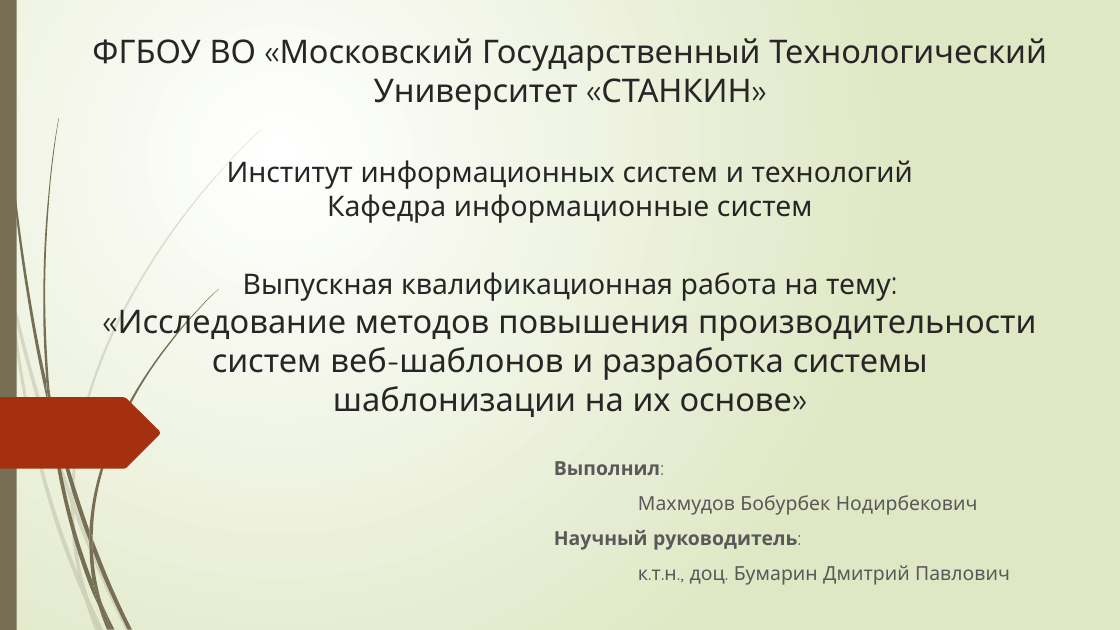
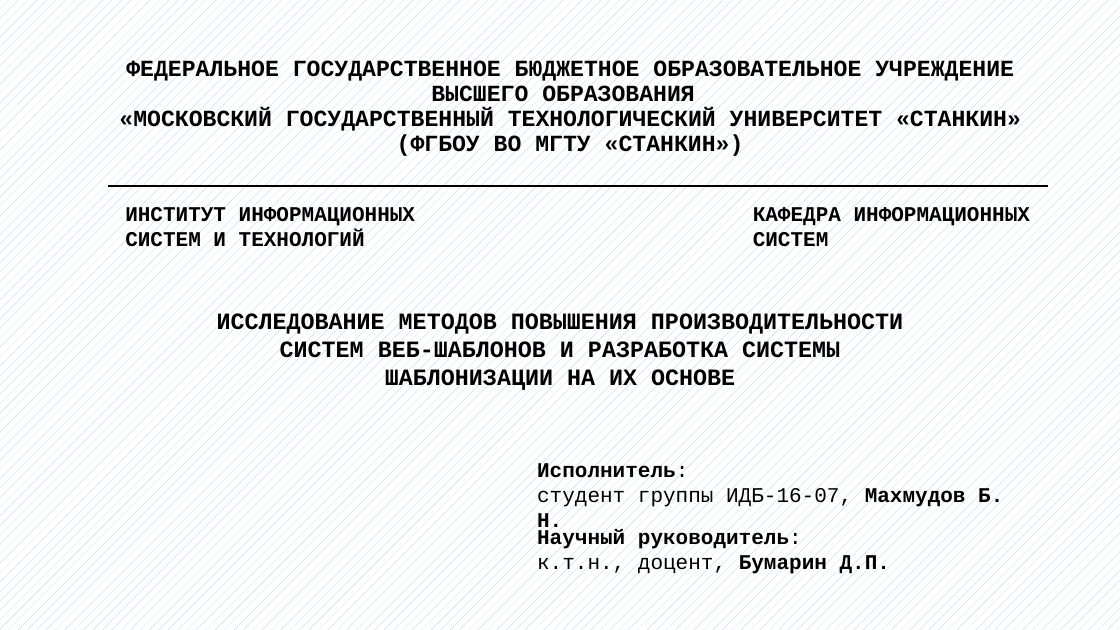
Before and after one commit to bobs4462/tachyon, a slide deck: slide 1 of docs/Презентация ВКР.pptx. Drawn at 1120x630 pixels with LibreOffice and Linux fonts; fonts in the diff are those of the drawing. Boxes give left, top, right and bottom in pixels: in the first picture for what was removed or moved away, otherwise in the second. Text is boxed around its words. In the diff, an @@ line names an element or a change of style, - is before the commit and + after.

```diff
--- a/docs/Презентация ВКР.pptx
+++ b/docs/Презентация ВКР.pptx
@@ background gradient #FFFFFF to #DFE8C4 to pattern #9DC3E6 on #FFFFFF @@
@@ rectangle removed at box(0, 0, 17, 630) @@
@@ title at box(119, 60, 1021, 158): text changed; size 27.9 to 19.8 pt; font Quicksand to Courier New; text colour #262626 to #000000; bold on @@
-ФГБОУ ВО «Московский Государственный Технологический Университет «СТАНКИН»
-Институт информационных систем и технологий
-Кафедра информационные систем
-Выпускная квалификационная работа на тему:
-«Исследование методов повышения производительности систем веб-шаблонов и разработка системы шаблонизации на их основе»
+ФЕДЕРАЛЬНОЕ ГОСУДАРСТВЕННОЕ БЮДЖЕТНОЕ ОБРАЗОВАТЕЛЬНОЕ УЧРЕЖДЕНИЕ ВЫСШЕГО ОБРАЗОВАНИЯ
+«МОСКОВСКИЙ ГОСУДАРСТВЕННЫЙ ТЕХНОЛОГИЧЕСКИЙ УНИВЕРСИТЕТ «СТАНКИН»
+(ФГБОУ ВО МГТУ «СТАНКИН»)
@@ line added from (108, 187) to (1048, 187), #000000 1.5 pt @@
@@ text added at box(125, 206, 415, 247), 18 pt, text #000000, bold @@
+ИНСТИТУТ ИНФОРМАЦИОННЫХ СИСТЕМ И ТЕХНОЛОГИЙ
@@ text added at box(753, 207, 1030, 247), 18 pt, text #000000, bold @@
+КАФЕДРА ИНФОРМАЦИОННЫХ СИСТЕМ
@@ text added at box(217, 313, 903, 390), 20 pt, text #000000, bold @@
+ИССЛЕДОВАНИЕ МЕТОДОВ ПОВЫШЕНИЯ ПРОИЗВОДИТЕЛЬНОСТИ СИСТЕМ ВЕБ-ШАБЛОНОВ И РАЗРАБОТКА СИСТЕМЫ ШАБЛОНИЗАЦИИ НА ИХ ОСНОВЕ
@@ freeform shape removed at box(0, 397, 160, 469) @@
@@ subtitle at box(537, 462, 1003, 534): text changed; size 16.6 to 18 pt; font Quicksand to Courier New; text colour #595959 to #000000 @@
-Выполнил:
-Махмудов Бобурбек Нодирбекович
-Научный руководитель:
-к.т.н., доц. Бумарин Дмитрий Павлович
+Исполнитель:
+студент группы ИДБ-16-07, Махмудов Б. Н.
@@ text added at box(537, 529, 890, 577), 18 pt, text #000000, bold @@
+Научный руководитель:
+к.т.н., доцент, Бумарин Д.П.
@@ group removed at box(0, 129, 262, 630): 10 freeform shapes @@
@@ group removed at box(3, 0, 218, 630): 12 freeform shapes @@
```
Also in this commit, not shown: 10 other slides changed, 6 slides added, 8 slides removed, 1 other file.
